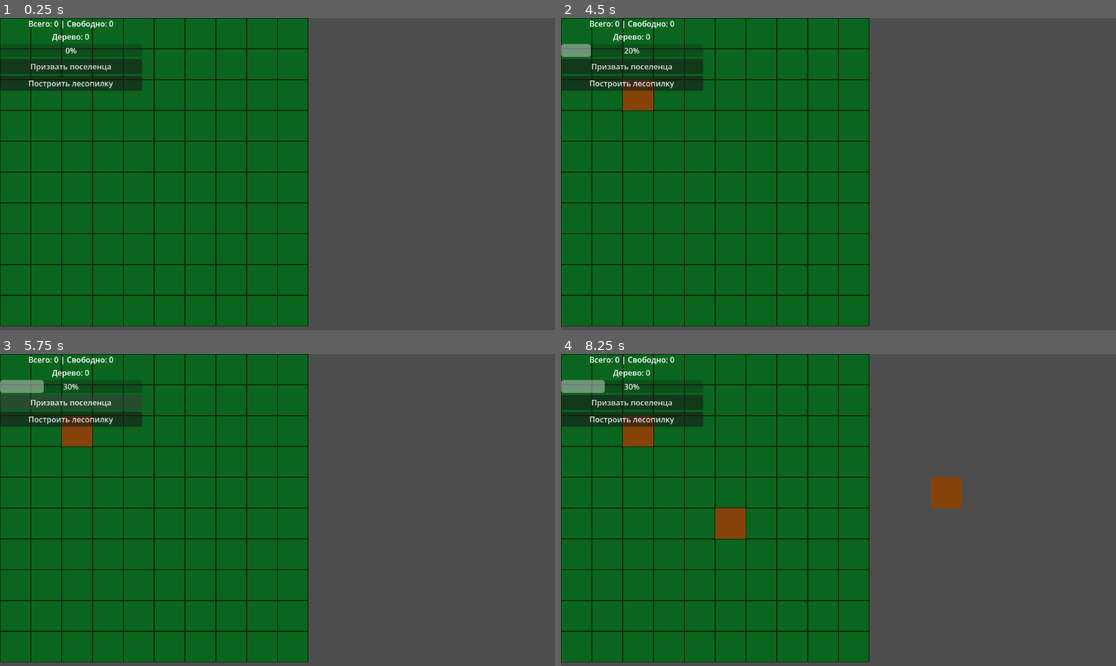
Above: before the commit, frames 1-4 (two rows, left to right).
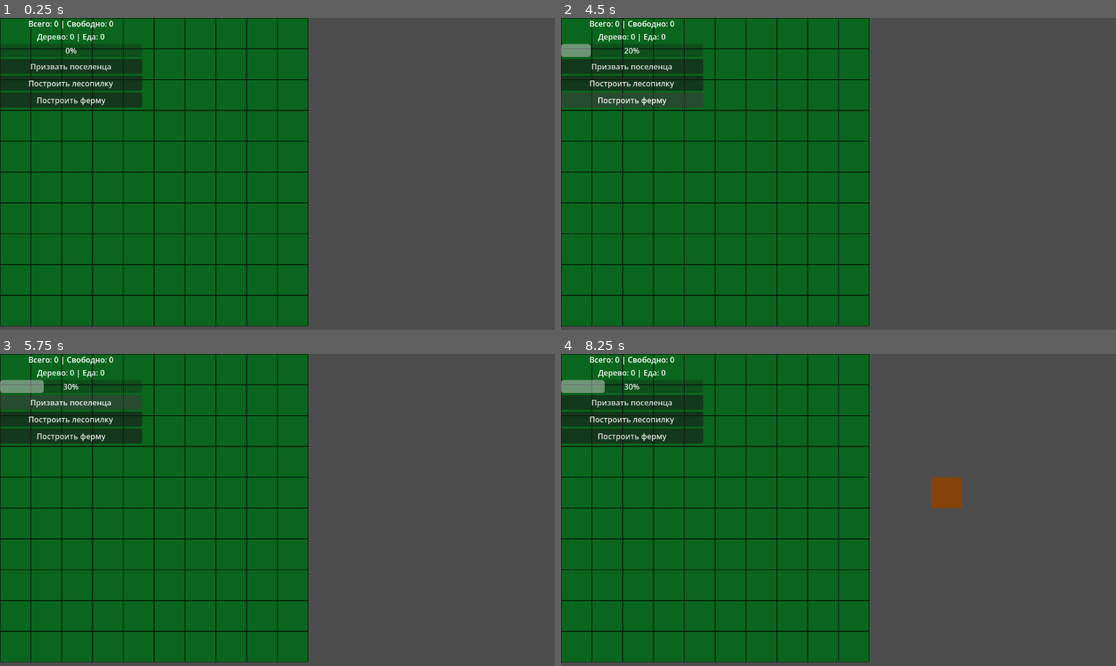
Above: after the commit, the same moments.

Repository: Daffix1/AppFromMyDad
Game: Godot game, scene res://Main.tscn
Two runs of this game, one before a commit and one after it. Both use one fixed random seed, a clock stepped at 60 frames per second and the inputs below.
Inputs (mouse positions are in pixels of both pictures, inside the frame that each line leads up to):
- Up to frame 1 (0.25 s): no input
- Up to frame 2 (4.5 s): click (633, 99) at 0.5 s, where only the run after the commit has a clickable "Построить ферму"; click "Призвать поселенца" at 1.25 s; click "Построить лесопилку" at 2 s; click "Призвать поселенца" at 2.75 s; click "Построить лесопилку" at 3.5 s; click (633, 99) at 4.25 s, where only the run after the commit has a clickable "Построить ферму"
- Up to frame 3 (5.75 s): click "Призвать поселенца" at 5 s
- Up to frame 4 (8.25 s): click "Построить лесопилку" at 5.75 s; click (633, 435) at 6.5 s, where only the run after the commit has a clickable "Построить ферму"; tap Enter at 7.25 s; move the mouse to (960, 494) at 7.27 s; click (960, 494) at 7.42 s; tap Space at 8 s; move the mouse to (727, 525) at 8.02 s; click (727, 525) at 8.17 s

The runs differ from the first frame. In frame 1, 1.4% of the frame differs, in the area x 0-26%, y 5-29%; in frame 2, 1.6%; in frame 3, 1.6%; in frame 4, 2.2%, in the area x 0-34%, y 5-60%.

Commit message:
buildings have price, spend resources and can't build of resources is not enough. Added new build - farm, setup all settings and full setup on views for farm, like as lumbermill

Diff:
--- a/Main.tscn
+++ b/Main.tscn
@@ -64,6 +64,10 @@
 layout_mode = 2
 text = "Построить лесопилку"
 
+[node name="BuildFarmButton" type="Button" parent="CanvasLayer/UI/VBoxContainer" unique_id=1236288656]
+layout_mode = 2
+text = "Построить ферму"
+
 [node name="World" type="Node2D" parent="." unique_id=1704474968]
 script = ExtResource("2_r0du0")
 
--- /dev/null
+++ b/buildings/farm.tres
@@ -0,0 +1,17 @@
+[gd_resource type="Resource" script_class="BuildingData" format=3 uid="uid://bvfrkstev1yio"]
+
+[ext_resource type="Script" uid="uid://8it2h0lnyavq" path="res://scripts/data/BuildingData.gd" id="1_7m26g"]
+
+[resource]
+script = ExtResource("1_7m26g")
+id = "farm"
+building_name = "Ферма"
+worker_slots = 3
+is_free = true
+resource_costs = {
+"wood": 15
+}
+production_per_second = {
+"food": 2
+}
+metadata/_custom_type_script = "uid://8it2h0lnyavq"
--- a/buildings/lumber_mill.tres
+++ b/buildings/lumber_mill.tres
@@ -8,6 +8,9 @@
 building_name = "Лесопилка"
 worker_slots = 3
 is_free = true
+resource_costs = {
+"wood": 10
+}
 production_per_second = {
 "wood": 2
 }
--- a/scripts/managers/BuildingDatabase.gd
+++ b/scripts/managers/BuildingDatabase.gd
@@ -7,6 +7,7 @@
 
 func load_buildings() -> void:
 	register_building("res://buildings/lumber_mill.tres")
+	register_building("res://buildings/farm.tres")
 
 func register_building(path: String) -> void:
 	var building_data: BuildingData = load(path)
--- a/scripts/managers/BuildingManager.gd
+++ b/scripts/managers/BuildingManager.gd
@@ -20,6 +20,20 @@
 func can_place_building(cell: Vector2i) -> bool:
 	return not placed_buildings.has(cell)
 
+func get_building_count(building_id: String) -> int:
+	var count := 0
+
+	for building in placed_buildings.values():
+		if building["id"] == building_id:
+			count += 1
+
+	return count
+
+func should_build_for_free(building_data: BuildingData) -> bool:
+	if not building_data.is_free:
+		return false
+	return get_building_count(building_data.id) == 0
+
 func place_selected_building(cell: Vector2i) -> bool:
 	if not has_selected_building():
 		return false
@@ -39,6 +53,17 @@
 	if not can_place_building(cell):
 		print("Клетка занята: ", cell)
 		return false
+
+	var build_for_free := should_build_for_free(building_data)
+
+	if not build_for_free:
+		if not ResourceManager.has_resources(building_data.resource_costs):
+			print("Недостаточно ресурсов для строительства: ", building_data.building_name)
+			return false
+
+		if not ResourceManager.spend_resources(building_data.resource_costs):
+			print("Не удалось списать ресурсы для строительства: ", building_data.building_name)
+			return false
 
 	placed_buildings[cell] = {
 		"id": building_data.id,
--- a/scripts/managers/ResourceManager.gd
+++ b/scripts/managers/ResourceManager.gd
@@ -3,7 +3,8 @@
 signal resources_changed
 
 var resources: Dictionary = {
-	"wood": 0
+	"wood": 0,
+	"food": 0
 }
 
 func add_resource(resource_id: String, amount: int) -> void:
@@ -20,9 +21,9 @@
 	return resources[resource_id]
 
 func has_resources(costs: Dictionary) -> bool:
-	for resources_id in costs.keys():
-		var required_amount: int = costs[resources_id]
-		var current_amount: int = get_resource(resources_id)
+	for resource_id in costs.keys():
+		var required_amount: int = costs[resource_id]
+		var current_amount: int = get_resource(resource_id)
 
 		if current_amount < required_amount:
 			return false
@@ -32,9 +33,10 @@
 func spend_resources(costs: Dictionary) -> bool:
 	if not has_resources(costs):
 		return false
-	for resources_id in costs.keys():
-		var amount: int = costs[resources_id]
-		resources[resources_id] =- amount
+
+	for resource_id in costs.keys():
+		var amount: int = costs[resource_id]
+		resources[resource_id] -= amount
 
 	resources_changed.emit()
 	return true
--- a/scripts/ui/UiController.gd
+++ b/scripts/ui/UiController.gd
@@ -5,12 +5,16 @@
 @onready var progress_bar: ProgressBar = $VBoxContainer/ProgressBar
 @onready var summon_button: Button = $VBoxContainer/SummonButton
 @onready var build_lumber_mill_button: Button = $VBoxContainer/BuildLumberMillButton
+@onready var build_farm_button: Button = $VBoxContainer/BuildFarmButton
 
 func _on_summon_button_pressed() -> void:
 	PopulationManager.add_click()
 
 func _on_build_lumber_mill_button_pressed() -> void:
 	BuildingManager.select_building("lumber_mill")
+
+func _on_build_farm_button_pressed() -> void:
+	BuildingManager.select_building("farm")
 
 func update_population_ui() -> void:
 	population_label.text = (
@@ -25,10 +29,9 @@
 	progress_bar.value = PopulationManager.attraction_points
 
 func update_resources_ui() -> void:
-	resource_label.text = (
-		"Дерево: "
-		+ str(ResourceManager.get_resource("wood"))
-	)
+	var wood := ResourceManager.get_resource("wood")
+	var food := ResourceManager.get_resource("food")
+	resource_label.text = "Дерево: %s | Еда: %s" % [wood, food]
 
 func _ready() -> void:
 	update_population_ui()
@@ -40,3 +43,4 @@
 
 	summon_button.pressed.connect(_on_summon_button_pressed)
 	build_lumber_mill_button.pressed.connect(_on_build_lumber_mill_button_pressed)
+	build_farm_button.pressed.connect(_on_build_farm_button_pressed)
